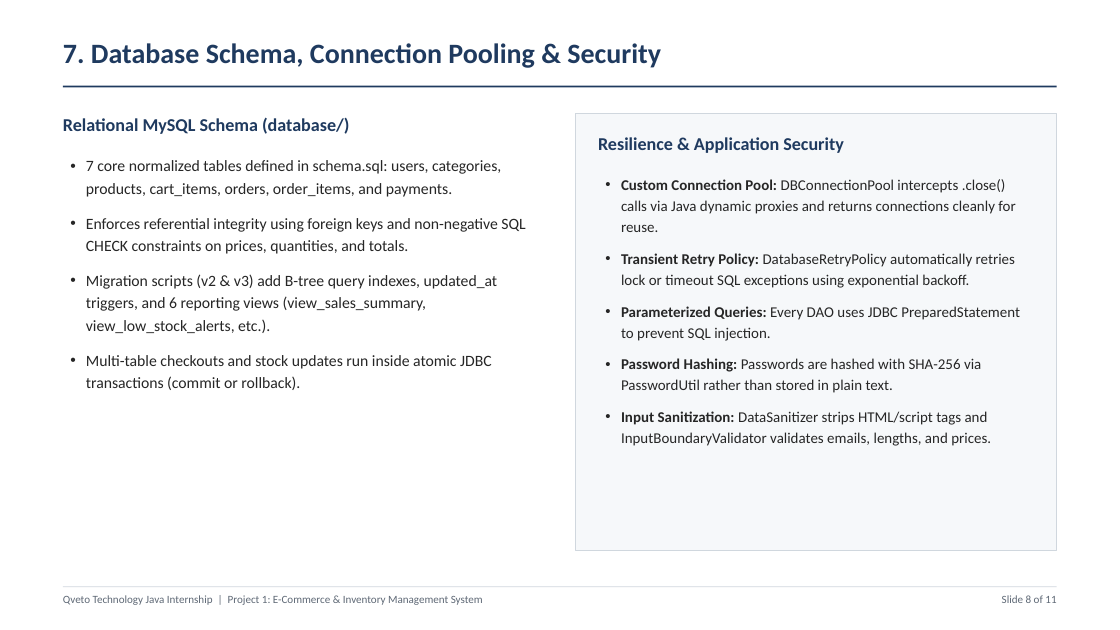
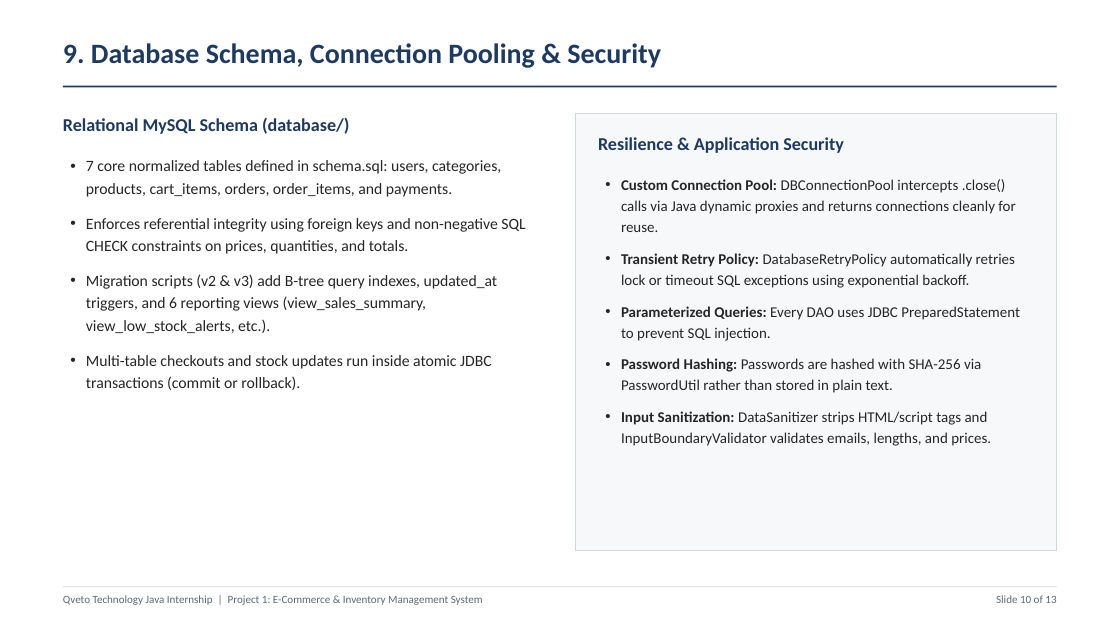
Before and after one commit to Hack44/Qveto-java-team-project, a slide deck: slide 10 of Qveto_Project_Presentation.pptx (slide 8 before the commit). Drawn at 1120x630 pixels with LibreOffice and Linux fonts; fonts in the diff are those of the drawing. Boxes give left, top, right and bottom in pixels: in the first picture for what was removed or moved away, otherwise in the second. Text is boxed around its words. In the diff, an @@ line names an element or a change of style, - is before the commit and + after.

```diff
--- a/Qveto_Project_Presentation.pptx
+++ b/Qveto_Project_Presentation.pptx
@@ text at (x1=63, y1=43, x2=661, y2=68): text changed @@
-7. Database Schema, Connection Pooling & Security
+9. Database Schema, Connection Pooling & Security
@@ text at (x1=996, y1=595, x2=1056, y2=603): text changed @@
-Slide 8 of 11
+Slide 10 of 13
```
Also in this commit, not shown: 9 other slides changed, 2 slides added, 2 other files.
